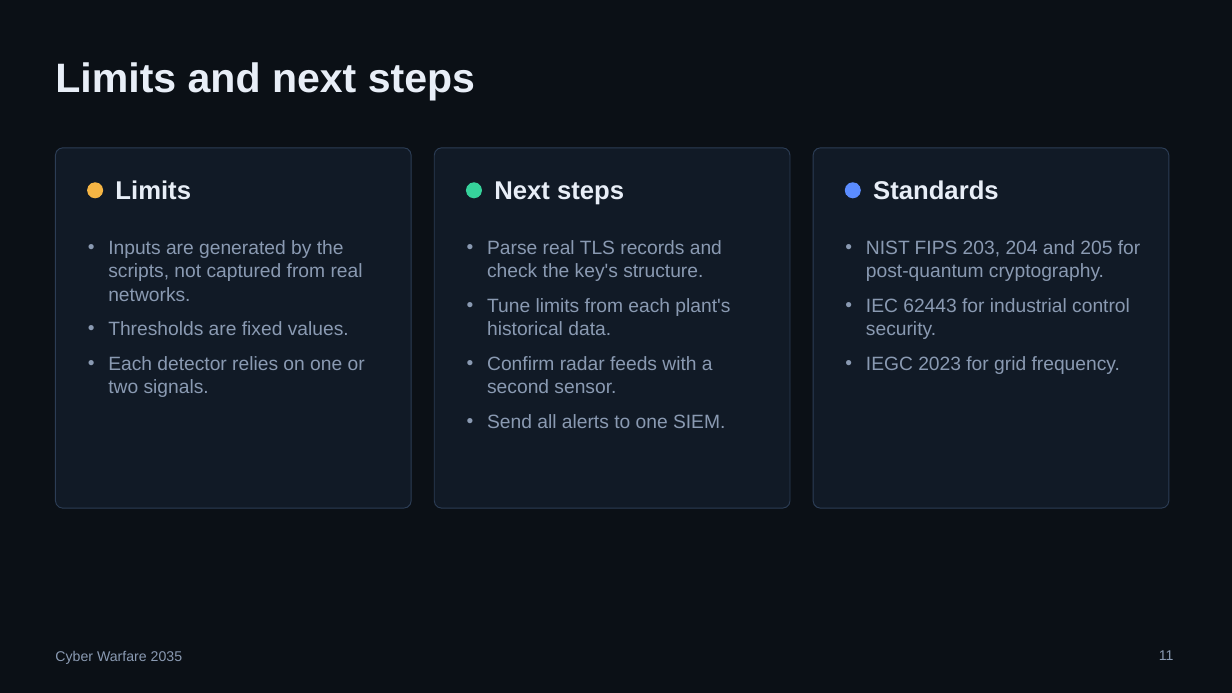
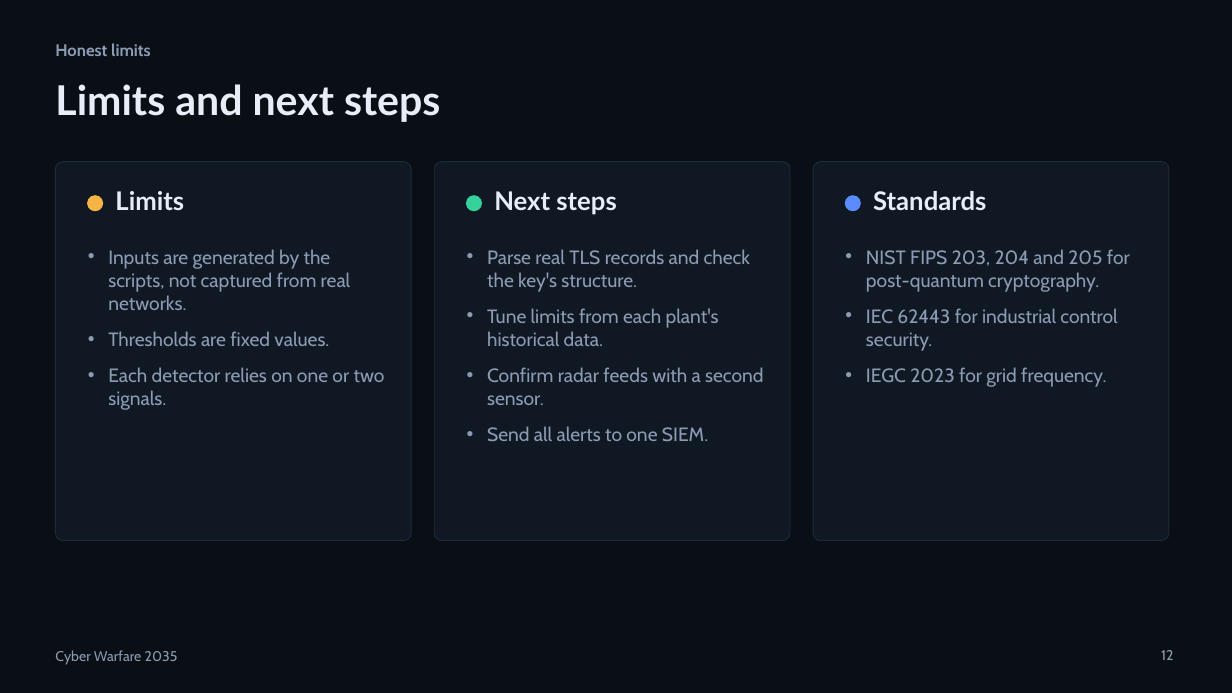
Before and after one commit to Keshav-gehlot/cyberwarfare-roleplay, a slide deck: slide 12 of 04_presentation.pptx (slide 11 before the commit). Drawn at 1232x693 pixels with LibreOffice and Linux fonts; fonts in the diff are those of the drawing. Boxes give left, top, right and bottom in pixels: in the first picture for what was removed or moved away, otherwise in the second. Text is boxed around its words. In the diff, an @@ line names an element or a change of style, - is before the commit and + after.

```diff
--- a/04_presentation.pptx
+++ b/04_presentation.pptx
@@ background #0B1016 to #0A0F15 @@
@@ text added at <box>55,43,151,56</box>, 13 pt, text #8B9BB3, bold @@
+Honest limits
@@ font Arial to Lato in 4 elements at <box>115,191,184,210</box>, <box>494,191,616,215</box>, <box>873,191,986,210</box>, <box>55,84,440,122</box> @@
@@ title "Limits and next steps": place and size @@
-title "Limits and next steps" at <box>55,62,475,100</box>
+title "Limits and next steps" at <box>55,84,440,122</box>
@@ rounded rectangle: place and size @@
-rounded rectangle at <box>55,148,411,508</box>
+rounded rectangle at <box>55,162,411,541</box>
@@ rounded rectangle: place and size @@
-rounded rectangle at <box>434,148,790,508</box>
+rounded rectangle at <box>434,162,790,541</box>
@@ fill #111A26 to #101923; outline #2C3D55 0.75 pt to #1D2A3B 0.75 pt in 3 elements at <box>55,162,411,541</box>, <box>434,162,790,541</box>, <box>813,162,1169,541</box> @@
@@ rounded rectangle: place and size @@
-rounded rectangle at <box>813,148,1169,508</box>
+rounded rectangle at <box>813,162,1169,541</box>
@@ 3 ellipses: place and size @@
-3 ellipses at <box>88,183,860,198</box>
+3 ellipses at <box>88,196,860,211</box>
@@ 3 texts: place and size @@
-3 texts at <box>115,180,999,205</box>
+3 texts at <box>115,191,986,215</box>
@@ text "Inputs are generated by the ...": place and size @@
-text "Inputs are generated by the ..." at <box>108,240,365,397</box>
+text "Inputs are generated by the ..." at <box>108,249,385,410</box>
@@ text "Parse real TLS records and ...": place and size @@
-text "Parse real TLS records and ..." at <box>487,240,730,428</box>
+text "Parse real TLS records and ..." at <box>487,249,763,441</box>
@@ font Arial to Cabin, text colour #8A9AB2 to #8B9BB3; more space between paragraphs in 3 elements at <box>108,249,385,410</box>, <box>487,249,763,441</box>, <box>866,249,1130,387</box> @@
@@ text "NIST FIPS 203, 204 and ...": place and size @@
-text "NIST FIPS 203, 204 and ..." at <box>866,240,1140,374</box>
+text "NIST FIPS 203, 204 and ..." at <box>866,249,1130,387</box>
@@ text "Cyber Warfare 2035" at <box>55,650,178,665</box>: font Arial to Cabin, text colour #8A9AB2 to #8B9BB3 @@
@@ page number at <box>1161,650,1173,660</box>: text changed; font Arial to Cabin; text colour #8A9AB2 to #8B9BB3 @@
-11
+12
```
Also in this commit, not shown: 10 other slides changed, 2 slides added, 1 slide removed, 10 other files.
